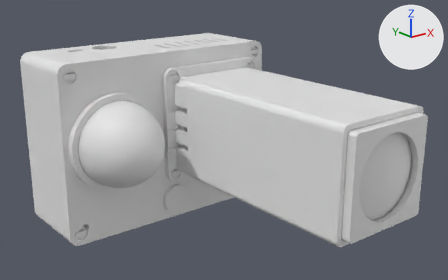
The glTF model docs/models/clock.glb, before and after one commit.
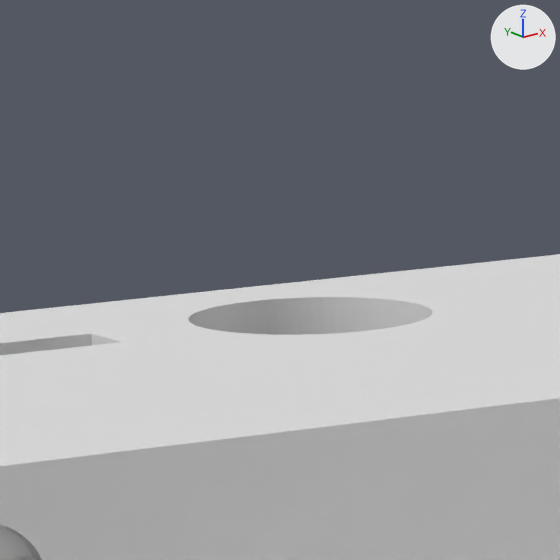
The first picture shows the older version from a camera (50 mm lens) standing at (-213.0, -377.0, 117.0) and looking at (6.0, -104.0, 8.0). The close-ups show the older and then the newer version on the part from 16% to 29% of the width and 5% to 26% of the height of that picture. Only the edits that show in the close-ups are written down. The axes (+X, +Y, +Z) are drawn at upper right. The lights are the same throughout.

Objects in the first close-up: 'base', 'lid' and 1 more.
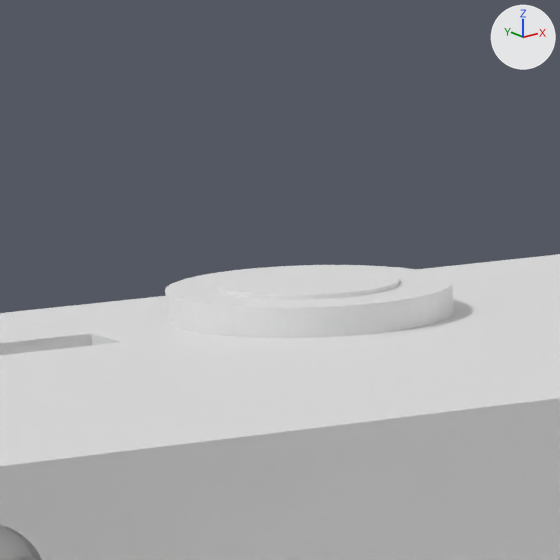
Changed parts and their boxes (x1, y1, x2, y2) in the close-ups (560 x 560 px):
'ref_buttonB__metal', added: after (165, 265, 454, 338)
'ref_buttonB__alu', added: after (218, 268, 400, 299)

Edits to the bpy script that builds the scene:
```text
Add me_ref_buttonb__metal:
    me_ref_buttonb__metal.from_pydata(...)  # 176 vertices, 348 faces; spans x -34.5..-15.5, y -29.5..-10.5, z 37.0..57.0
Add me_ref_buttonb__alu:
    me_ref_buttonb__alu.from_pydata(...)  # a 40-sided cylinder along z spanning x -31.0..-19.0, y -26.0..-14.0, z 57.0..57.3
Add ob_ref_buttonb__metal:
    ob_ref_buttonb__metal = bpy.data.objects.new('ref_buttonB__metal', me_ref_buttonb__metal)
    ob_ref_buttonb__metal.location = (0.0, 0.0, 0.0)
Add ob_ref_buttonb__alu:
    ob_ref_buttonb__alu = bpy.data.objects.new('ref_buttonB__alu', me_ref_buttonb__alu)
    ob_ref_buttonb__alu.location = (0.0, 0.0, 0.0)
```
